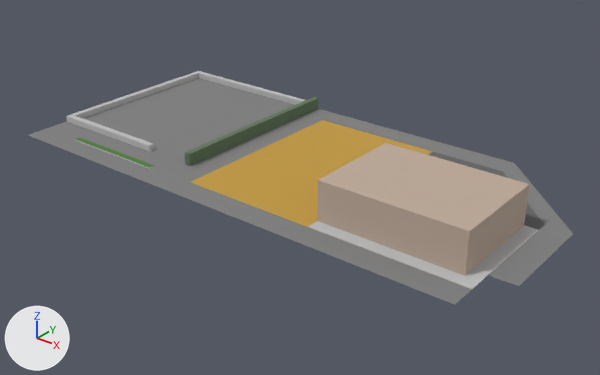
A saved change to the Blender file assets/models/chunks/bus.blend.
Rendered twice from a 50 mm camera at (31.2, -75.7, 52.3) aimed at (-40.3, 13.6, -3.1). Lighting does not change. The marker at lower left points along +X, +Y and +Z. The picture after the commit comes second. Objects named as collision shapes, trigger or cutter boxes, shadow casters or lower levels of detail are left out.

Before the edit, the objects in view are built like this:
```python
me_plane = bpy.data.meshes.new('Plane')
me_plane.from_pydata(...)  # 19 vertices, 8 faces; spans x -84.0..-0.1, y -4.0..36.0, z 0.0
# faces by material slot: [6, 1, 1]
me_plane.materials.append(mat_road)  # grey #808080
me_plane.materials.append(mat_parking)  # dark grey #666666
me_plane.materials.append(mat_waste)  # orange #c29a41
# before: 6 (-50.0, 32.0, 0.0) at pixel (322, 120), 7 (-50.0, 36.0, 0.0) at pixel (336, 113), 8 (-50.0, 0.0, 0.0) at pixel (189, 182), 9 (-50.0, -4.0, 0.0) at pixel (169, 191)
me_plane_001 = bpy.data.meshes.new('Plane.001')
me_plane_001.from_pydata(...)  # 19 vertices, 12 faces, 2 loose edges; spans x -20.0..4.0, y 0.0..18.0, z 0.0..6.1
# faces by material slot: [6, 6]
me_plane_001.materials.append(mat_sidewalk)  # light grey #bfbfbf
me_plane_001.materials.append(mat_facade)  # beige #beaa9a
me_plane_004 = bpy.data.meshes.new('Plane.004')
me_plane_004.from_pydata(...)  # 35 vertices, 21 faces; spans x -59.0..1.0, y -1.2..0.8, z 0.0..2.0
# faces by material slot: [5, 15, 1]
me_plane_004.materials.append(mat_bush)  # greyish green #60765a
me_plane_004.materials.append(mat_stone)  # light grey #bfbfbf
me_plane_004.materials.append(mat_road_island)  # green #4f7f3a
# before: 28 (-1.0, 0.8, 1.0), 29 (-1.0, 0.7, 1.0), 30 (-1.0, 0.7, 0.0)
ob_building = bpy.data.objects.new('Building', me_plane_001)
ob_building.location = (-8.0, 0.0, 0.0)
ob_fences = bpy.data.objects.new('Fences', me_plane_004)
ob_fences.location = (-54.5, 22.0, 0.0)
ob_fences.scale = (0.5, 18.0, 1.0)
ob_plane = bpy.data.objects.new('Plane', me_plane)
ob_plane.location = (0.0, 0.0, 0.0)
```
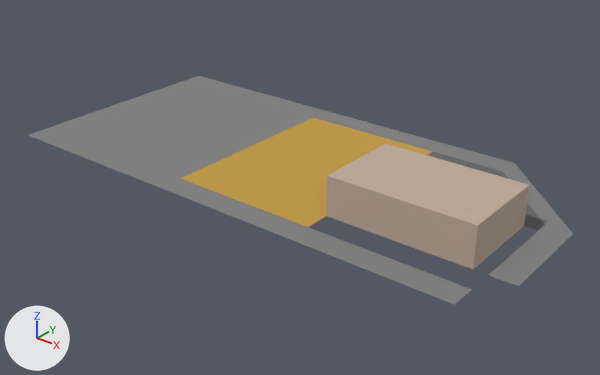
Pixel boxes [x1, y1, x2, y2] of what changed, in the pictures (600 x 375 px; the box of a moved part takes in the faces that stretch with it):
```json
{"object": "Building", "change": "reshaped, moved", "before": [308, 143, 538, 289], "after": [326, 144, 529, 269], "on screen": "12% narrower, 14% shorter"}
{"object": "Fences", "change": "hidden", "before": [66, 71, 318, 169]}
{"part": 1, "of": "me_plane", "change": "moved or reshaped", "before": [64, 78, 431, 229], "after": [64, 76, 431, 229]}
{"part": 3, "of": "me_plane_004", "change": "moved or reshaped", "before": [185, 97, 318, 166], "on screen": "not visible afterwards"}
{"part": 4, "of": "me_plane_004", "change": "moved or reshaped", "before": [199, 72, 305, 105], "on screen": "not visible afterwards"}
```

Scene script edits in JSON lines:
```json
{"block": "me_plane", "where": "me_plane.from_pydata(...)  # 19 vertices, 8 faces; spans x -84.0..-0.1, y -4.0..36.0, z 0.0"}
{"block": "me_plane", "where": "# used by ob_plane; location = (0.0, 0.0, 0.0)"}
{"block": "me_plane", "change": "me_plane part 1"}
{"op": "add", "block": "me_plane", "code": "for i in [*range(6, 10)]: me_plane.vertices[i].co += Vector((-2.0, 0.0, 0.0))"}
{"block": "me_plane_001", "where": "# used by ob_building; location = (-8.0, 0.0, 0.0)"}
{"op": "remove", "block": "me_plane_001", "code": "me_plane_001.from_pydata(...)  # 19 vertices, 12 faces, 2 loose edges; spans x -20.0..4.0, y 0.0..18.0, z 0.0..6.1"}
{"op": "remove", "block": "me_plane_001", "code": "me_plane_001.materials.append(mat_sidewalk)  # light grey #bfbfbf"}
{"op": "add", "block": "me_plane_001", "code": "me_plane_001.from_pydata(...)  # 8 vertices, 5 faces; spans x -20.0..2.0, y 4.0..18.0, z 0.1..6.1"}
{"block": "me_plane_001", "change": "me_plane_001 part 2"}
{"block": "me_plane_001", "change": "13 vertices are removed from x -20.0..4.0, y 0.0..18.0, z 0.0..0.1"}
{"block": "me_plane_001", "change": "10 faces are deleted"}
{"block": "me_plane_001", "change": "2 loose edges are deleted"}
{"block": "me_plane_001", "change": "2 vertices move from x -20.0..2.0, y 2.0, z 6.1 to x -20.0..2.0, y 4.0, z 6.1"}
{"block": "me_plane_001", "change": "2 vertices are added at (2.0, 4.0, 0.1), (-20.0, 4.0, 0.1)"}
{"block": "me_plane_001", "change": "3 new faces join them"}
{"block": "me_plane_004", "where": "# used by ob_fences; location = (-54.5, 22.0, 0.0); scale = (0.5, 18.0, 1.0)"}
{"op": "remove", "block": "me_plane_004", "code": "me_plane_004.from_pydata(...)  # 35 vertices, 21 faces; spans x -59.0..1.0, y -1.2..0.8, z 0.0..2.0"}
{"op": "add", "block": "me_plane_004", "code": "me_plane_004.from_pydata(...)  # 35 vertices, 21 faces; spans x -59.0..-3.0, y -1.2..0.8, z 0.0..2.0"}
{"block": "me_plane_004", "change": "me_plane_004 part 3: the loose piece of 8 vertices spanning x -1.0..1.0, y -1.0..0.8, z 0.0..2.0 is moved by (-4.0, 0.0, 0.0)"}
{"block": "me_plane_004", "change": "me_plane_004 part 4"}
{"op": "add", "block": "me_plane_004", "code": "for i in [28, 29, 30]: me_plane_004.vertices[i].co += Vector((-4.0, 0.0, 0.0))"}
{"op": "set", "path": "ob_building.location", "old": "(-8.0, 0.0, 0.0)", "new": "(-8.0, 0.0, -0.1)"}
{"op": "add", "block": "ob_fences", "code": "ob_fences.hide_set(True)"}
```
